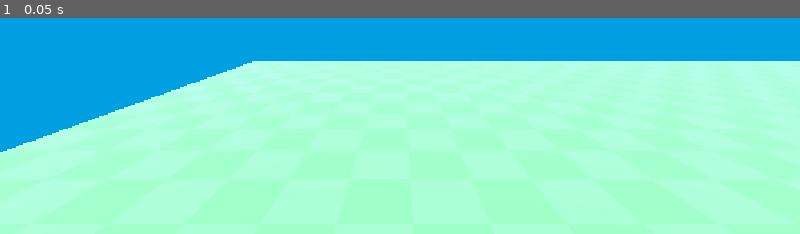
Above: before the commit, frame 1.
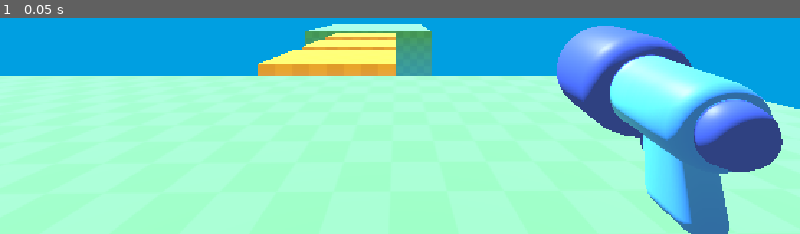
Above: after the commit, the same moment.

Repository: lanyy721/my3DGameDemo
Game: Godot game, scene res://level/temporary_level.tscn
Same seed, same stepped clock (60 frames per second), same inputs: the game is played once before the commit and once after it. Before the commit the project has no main scene; this scene is started directly in both runs.
Inputs:
- Up to frame 1 (0.05 s): no input

The runs differ from the first frame. In frame 1, 26% of the frame differs, in the area x 0-100%, y 2-100%.

Commit message:
Configure playable scene with gun model

Diff:
--- a/my-3d-game-demo/level/temporary_level.tscn
+++ b/my-3d-game-demo/level/temporary_level.tscn
@@ -83,4 +83,4 @@
 material = SubResource("StandardMaterial3D_7l0sc")
 
 [node name="CharacterBody3D" parent="." unique_id=1213587545 instance=ExtResource("2_bc4qa")]
-transform = Transform3D(1, 0, 0, 0, 1, 0, 0, 0, 1, -4.586773, 0.5000019, 0.41483712)
+transform = Transform3D(-0.99995714, 0, 0.009255335, 0, 1, 0, -0.009255335, 0, -0.99995714, -2.060671, 0.5000019, 0.41483712)
--- a/my-3d-game-demo/player/player.tscn
+++ b/my-3d-game-demo/player/player.tscn
@@ -1,4 +1,6 @@
 [gd_scene format=3 uid="uid://bjvh05kpaptry"]
+
+[ext_resource type="PackedScene" uid="uid://bmfbfoe4bi70j" path="res://player/simple_gun/gun_model.glb" id="1_oul6g"]
 
 [sub_resource type="CapsuleShape3D" id="CapsuleShape3D_wp5od"]
 
@@ -14,7 +16,10 @@
 shape = SubResource("CapsuleShape3D_wp5od")
 
 [node name="Camera3D" type="Camera3D" parent="." unique_id=1177232767]
-transform = Transform3D(1, 0, 0, 0, 1, 0, 0, 0, 1, 0, 1.4052117, 0)
+transform = Transform3D(1, 0, 0, 0, 1, 0, 0, 0, 1, 0, 1.6094673, 0)
+
+[node name="gun_model" parent="Camera3D" unique_id=2093195418 instance=ExtResource("1_oul6g")]
+transform = Transform3D(-0.51836234, 1.4404384e-17, 0.025159413, 0.0029405232, 0.51541585, 0.060583945, -0.024986984, 0.060655262, -0.5148098, 0.71277606, -0.25749135, -0.80248225)
 
 [node name="MeshInstance3D" type="MeshInstance3D" parent="." unique_id=1620884050]
 transform = Transform3D(1, 0, 0, 0, 1, 0, 0, 0, 1, 0, 1, 0)
--- a/my-3d-game-demo/project.godot
+++ b/my-3d-game-demo/project.godot
@@ -11,6 +11,7 @@
 [application]
 
 config/name="my3DGameDemo"
+run/main_scene="uid://dp7sxe5xl5shk"
 config/features=PackedStringArray("4.7", "Mobile")
 config/icon="res://icon.svg"
 
